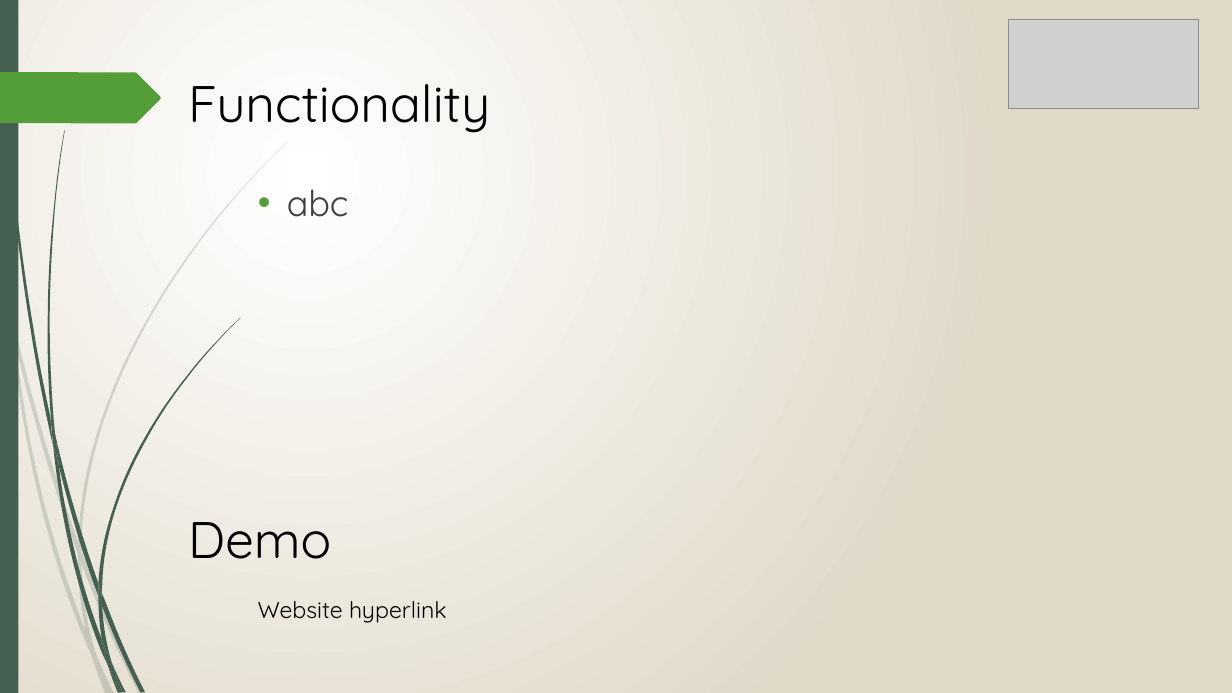
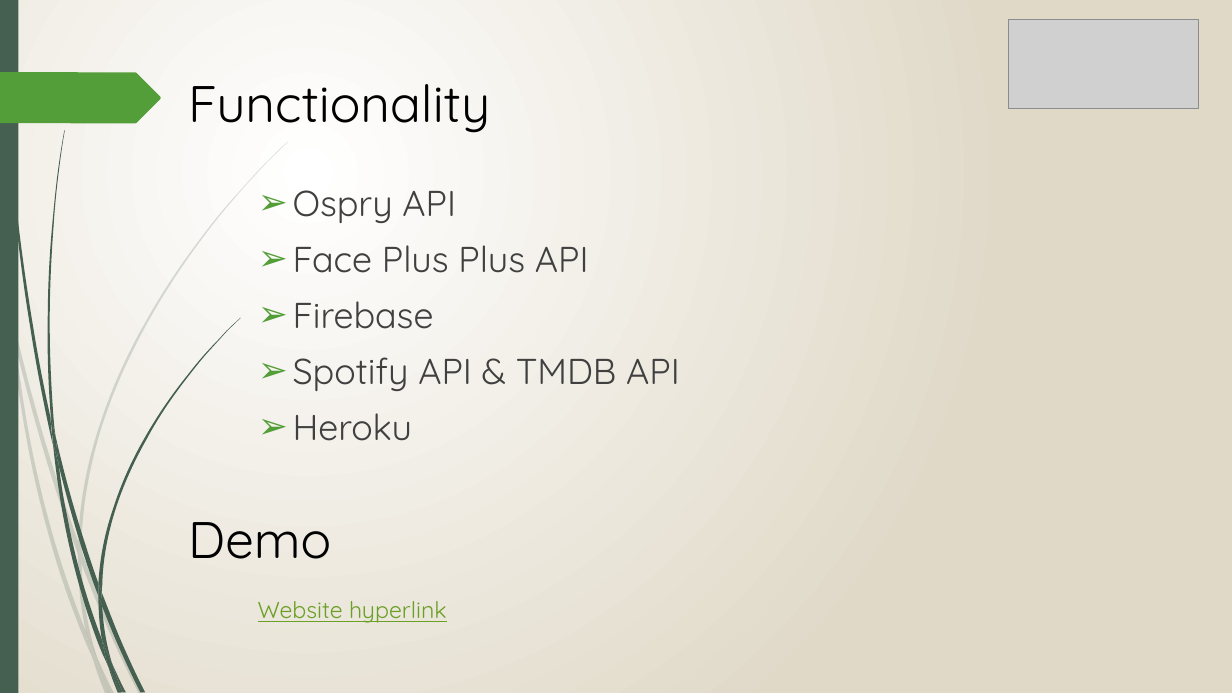
Before and after one commit to ceejayvarias/emoMint, a slide deck: slide 5 of presentation/emoMint.pptx. Drawn at 1232x693 pixels with LibreOffice and Linux fonts; fonts in the diff are those of the drawing; grey boxes stand for pictures. Boxes give left, top, right and bottom in pixels: in the first picture for what was removed or moved away, otherwise in the second. Text is boxed around its words. In the diff, an @@ line names an element or a change of style, - is before the commit and + after.

```diff
--- a/presentation/emoMint.pptx
+++ b/presentation/emoMint.pptx
@@ text at (x1=293, y1=190, x2=680, y2=441): text changed @@
-• abc
+➢ Ospry API
+➢ Face Plus Plus API
+➢ Firebase
+➢ Spotify API & TMDB API
+➢ Heroku
@@ text "Website hyperlink" at (x1=258, y1=601, x2=447, y2=623): text colour #000000 to #6B9F25, underline on @@
```
Also in this commit, not shown: 4 other slides changed, 1 slide removed, 2 other files.
